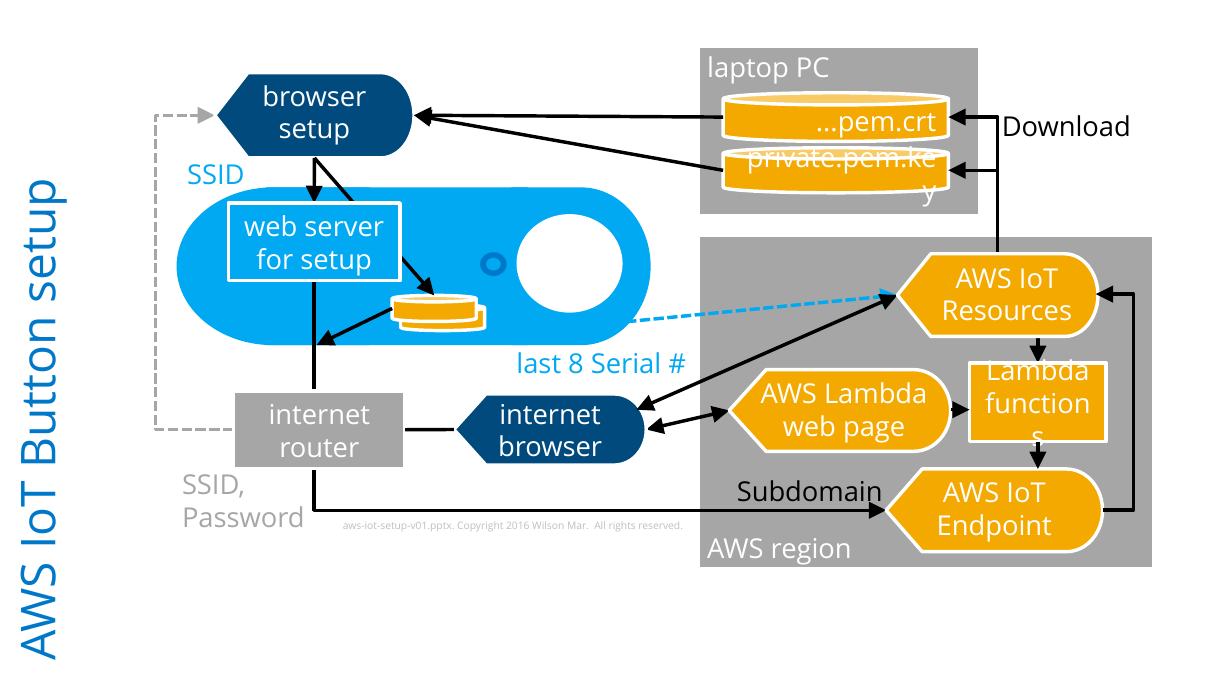
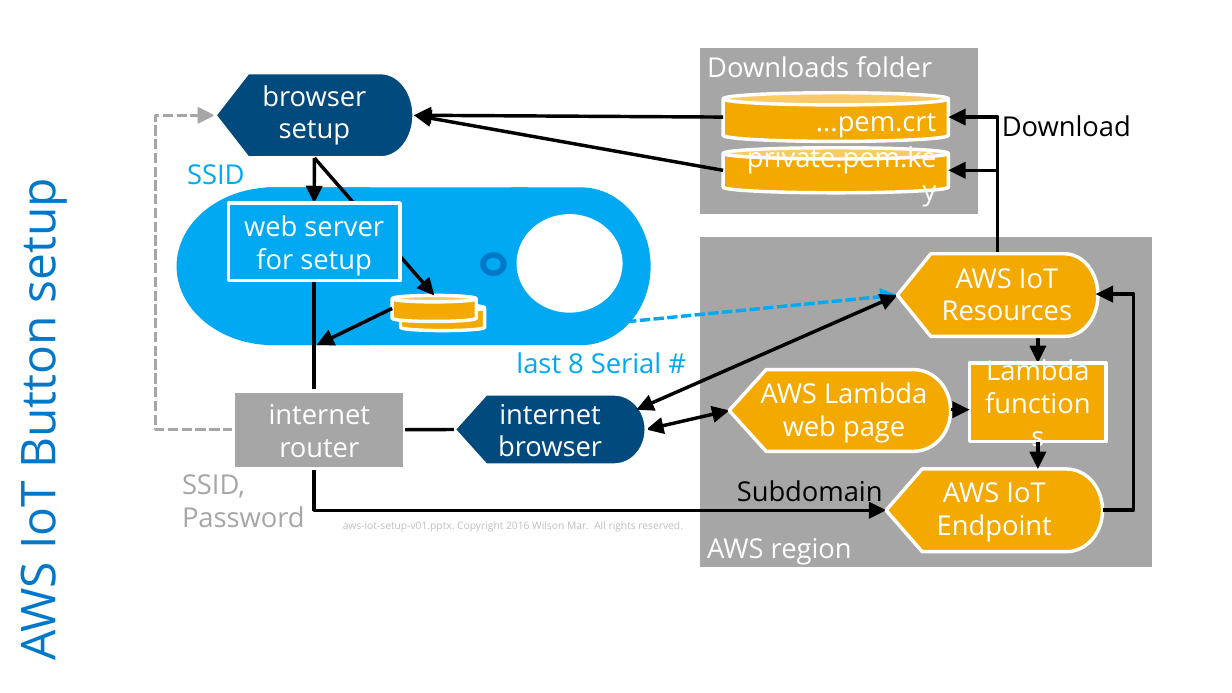
Before and after one commit to rkuma183/wilsonmar.github.io, a slide deck: slide 1 of fig/aws-iot-components-v01.pptx. Drawn at 1232x693 pixels with LibreOffice and Linux fonts; fonts in the diff are those of the drawing. Boxes give left, top, right and bottom in pixels: in the first picture for what was removed or moved away, otherwise in the second. Text is boxed around its words. In the diff, an @@ line names an element or a change of style, - is before the commit and + after.

```diff
--- a/fig/aws-iot-components-v01.pptx
+++ b/fig/aws-iot-components-v01.pptx
@@ text in rectangle at bbox=[707, 56, 932, 77]: text changed @@
-laptop PC
+Downloads folder
```
Also in this commit, not shown: 2 other files.
